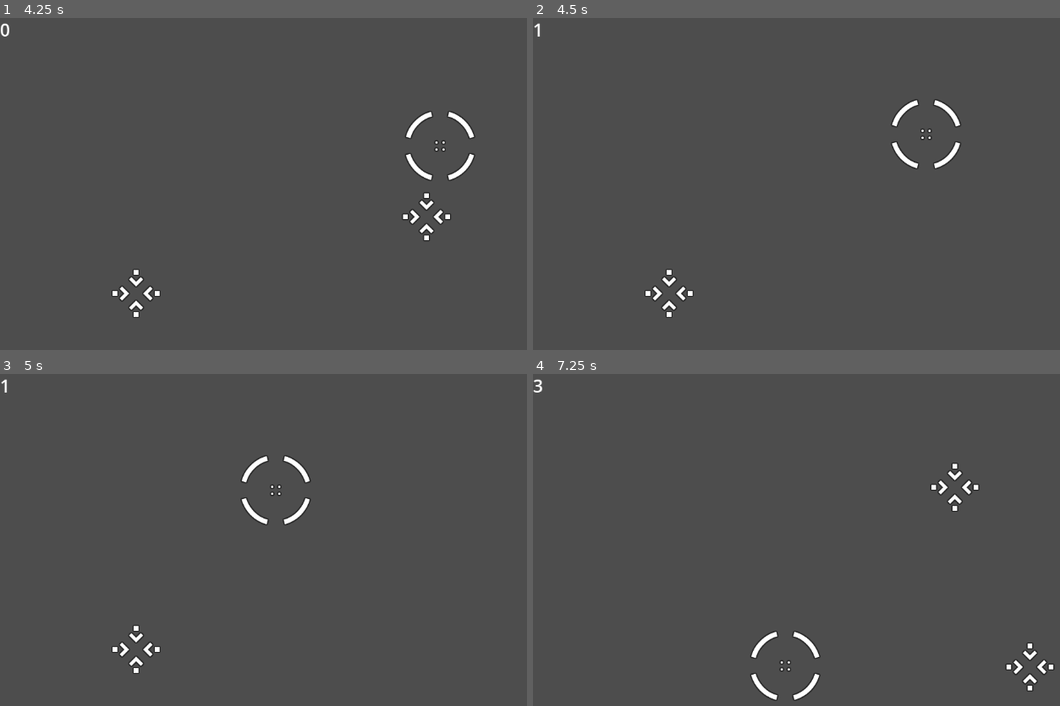
Above: before the commit, frames 1-4 (two rows, left to right).
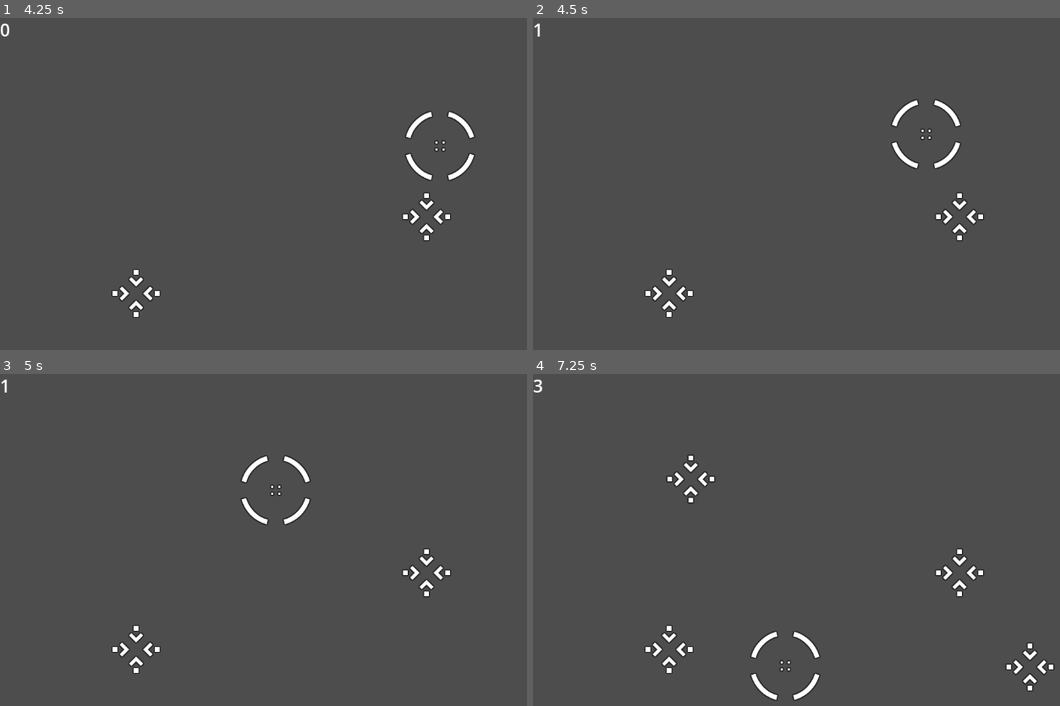
Above: after the commit, the same moments.

Repository: ubcs-io/simple_scanner
Game: Godot game, scene res://main.tscn
The game is run twice, just before and just after one commit, with the same random seed, the same clock (stepped at 60 frames per second) and the same inputs.
Inputs:
- Up to frame 1 (4.25 s): click "Begin Scanning" at 0.5 s; tap Enter at 1.25 s; hold D (move_right) 1.28-2.03 s; hold Space (space) 1.28-2.03 s; hold S (move_down) 2.03-2.78 s; tap Space (space) at 2.1, 3.6 s; hold D (move_right) 2.78-3.53 s; hold Space (space) 2.78-3.53 s; hold W (move_up) from 3.53 s (still down)
- Up to frame 2 (4.5 s): release W (move_up) at 4.28 s; hold A (move_left) from 4.28 s (still down); hold Space (space) from 4.28 s (still down)
- Up to frame 3 (5 s): keep holding A (move_left); keep holding Space (space)
- Up to frame 4 (7.25 s): release Space (space) at 5.03 s; tap Space (space) at 5.1, 6.6 s; release A (move_left) at 5.78 s; hold S (move_down) 5.78-6.53 s; hold Space (space) 5.78-6.53 s; hold D (move_right) from 6.53 s (still down)

Frame 1 is identical in both runs. In frame 2, 0.3% of the frame differs, in the area x 76-86%, y 52-68%; in frame 3, 0.3%; in frame 4, 1.2%, in the area x 21-86%, y 24-91%.
Error after the commit: Invalid operands 'String' and 'Nil' in operator 'in'. (res://main.gd:107)

Commit message:
Lots of changes

Diff:
--- a/contact.gd
+++ b/contact.gd
@@ -1,9 +1,16 @@
 extends RigidBody2D
 
 signal locked
+
+var contact_to_remove
 
 func _ready() -> void:
 	add_to_group("contacts")
 
 func _process(_delta: float) -> void:
 	pass
+
+func _lock_contact_by_id (contact_id):
+	print("Removing contact " + str(contact_id))
+	contact_to_remove = instance_from_id(contact_id)
+	contact_to_remove.queue_free()
--- a/contact.tscn
+++ b/contact.tscn
@@ -26,3 +26,5 @@
 
 [node name="CollisionShape2D2" type="CollisionShape2D" parent="."]
 shape = SubResource("CircleShape2D_kfmgx")
+
+[connection signal="locked" from="." to="." method="_lock_contact_by_id"]
--- a/cursor.gd
+++ b/cursor.gd
@@ -40,15 +40,11 @@
 	on_contact = body
 
 func lock_contact(body):
-
-	# For some reason some instances don't have a contact name
-	#if body.name == "contact":
-	#print(body.name)
-
 	if body.is_in_group("contacts"):
-		body.queue_free()
+		#body.queue_free()
 		on_contact = null
-		locked.emit()
+		locked.emit(body.get_instance_id())
+		print("Sending lock signal for " + str(body.get_instance_id()))
 
 func start(pos):
 	position = pos
--- a/main.gd
+++ b/main.gd
@@ -5,15 +5,40 @@
 @export var signal_rate = 5000
 @export var max_contacts = 5
 
+var request : HTTPRequest
+var root_url : String = "https://typeri.us/dora_brain?"
+
 var score = 0
 var search_for_life = 0
 var total_contacts = 0
 var at_menu = 1
 
+var headers
+var body
+var contact_id
+var session
+var status
+var message
+var source = "game_client"
+
+# Set up the server sync
+@export_range(0, 1, 0.05, "suffix:s", "or_greater")
+var heartbeat_delay: float = 3.0
+var server_heartbeat := Timer.new()
+
 signal gameover
+signal locked
 
 func _ready() -> void:
-	pass
+	request = HTTPRequest.new()
+	add_child(request)
+	request.connect("request_completed", _on_request_completed)
+
+	add_child(server_heartbeat)
+	server_heartbeat.wait_time = heartbeat_delay
+	server_heartbeat.one_shot = false
+	server_heartbeat.connect("timeout", server_heartbeat_timeout)
+	server_heartbeat.start()
 
 func _process(_delta) -> void:
 
@@ -26,30 +51,73 @@
 
 	if total_contacts < max_contacts and at_menu == 0:
 		search_for_life = randi_range(1,signal_rate) / ship_speed
-		print(search_for_life)
 		if search_for_life < 5:
 			var contact = contact.instantiate()
 			contact.position = Vector2(randi_range(200,1100), randi_range(100,550))
 			add_child(contact)
+			contact_id = contact.get_instance_id()
+			contact_server(contact_id, 1337, "detected", "A new contact has appeared", "update")
 			$contact_new.play()
 			total_contacts = total_contacts + 1
 
-func _increment_signals():
+func _increment_signals(contact_id):
 	$contact_locked.play()
 	score = score + 1
 	total_contacts = total_contacts - 1
 	$HUD.update_score(score)
+	#print("Remove contact with id: " + str(contact_id))
+	contact_server(contact_id, 1337, "locked", "Contact locked", "update")
 	if score > 3:
 		gameover.emit()
 		get_tree().call_group("contacts", "queue_free")
 
+func server_heartbeat_timeout():
+	var heartbeat = contact_server(1, 1337, "none", "none", "sync")
+
+func contact_server(id, session, status, message, event_type):
+
+	contact_id = str(id)
+	status = status.uri_encode()
+	session = str(session)
+	message = message.uri_encode()
+
+#	# This one gets mad about initializing
+	#var params = request.HTTPClient.query_string_from_dict(fields)
+
+	headers = ["Content-type: application/json"]
+	var url = root_url
+	var params = ""
+	params = "id="+contact_id+"&session="+session+"&event_type="+event_type+"&status="+status+"&source="+source+"&message="+message
+
+	url = url + params
+	var send_request = request.request(
+		url, headers, HTTPClient.METHOD_GET)
+
+	if send_request != OK:
+		#print(url)
+		print('Issue with request')
+
+func _on_request_completed(result, response_code, headers, body):
+	var json = JSON.parse_string(body.get_string_from_utf8())
+	#print(response_code, headers)
+	print(json)
+	update_game(json)
+
+func update_game(heartbeat):
+	if 'status' in heartbeat && heartbeat.status == "locked":
+		print("Sending lock signal for " + str(heartbeat.id))
+		locked.emit(heartbeat.id)
+
+# Game start/end methods
 func new_game():
 	score = 0
 	at_menu = 0
+	contact_server(1, 1337, "none", "Scanner warming up", "update")
 	$cursor.start($StartPosition.position)
 
 func _on_gameover():
 	score = 0
 	total_contacts = 0
 	at_menu = 1
-	await get_tree().create_timer(1.0).timeout
+	await get_tree().create_timer(2.0).timeout
+	contact_server(1, 1337, "none", "No contacts present", "update")
--- a/main.tscn
+++ b/main.tscn
@@ -10,6 +10,7 @@
 [node name="main" type="Node"]
 script = ExtResource("1_fl0d2")
 contact = ExtResource("2_j4duc")
+max_contacts = 3
 
 [node name="cursor" parent="." instance=ExtResource("1_q57yj")]
 
@@ -27,8 +28,5 @@
 [node name="contact_locked" type="AudioStreamPlayer2D" parent="."]
 stream = ExtResource("6_u0sbw")
 
-[connection signal="gameover" from="." to="." method="_on_gameover"]
-[connection signal="gameover" from="." to="cursor" method="_on_main_gameover"]
-[connection signal="gameover" from="." to="HUD" method="_on_main_gameover"]
 [connection signal="locked" from="cursor" to="." method="_increment_signals"]
 [connection signal="start_game" from="HUD" to="." method="new_game"]
